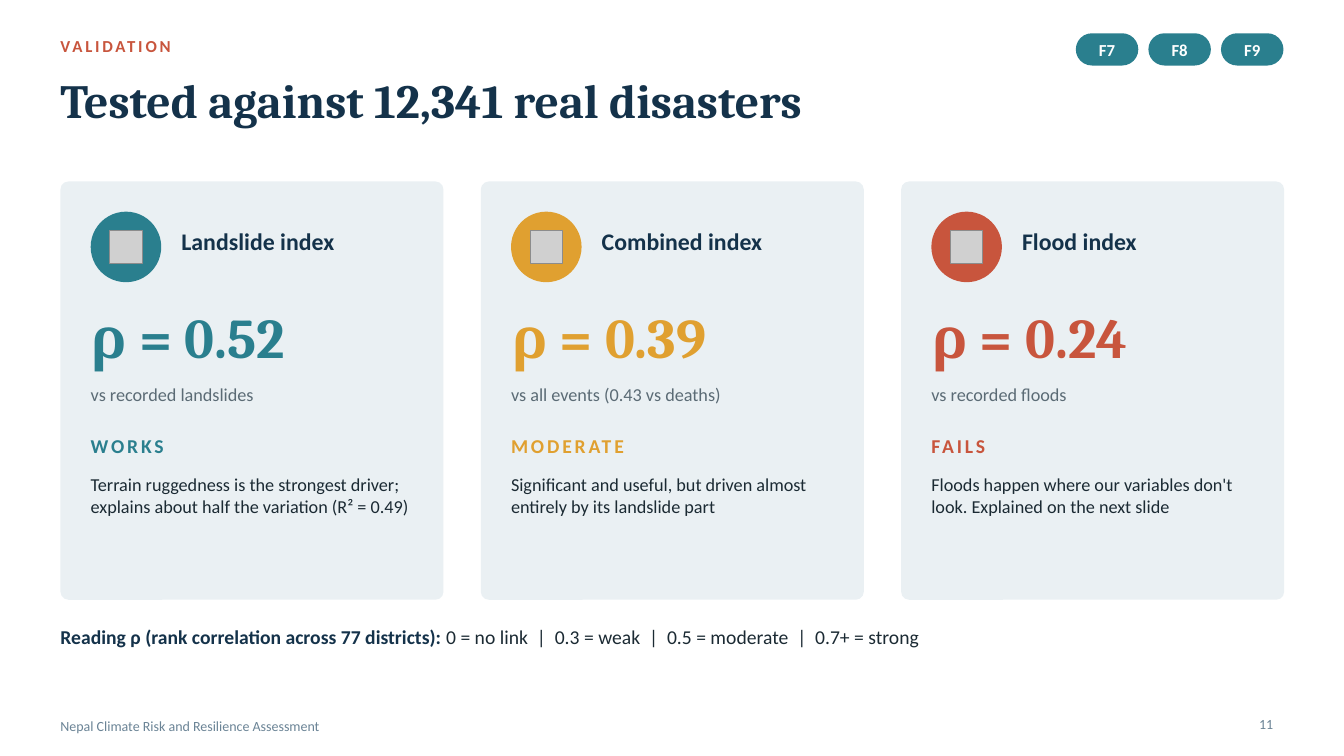
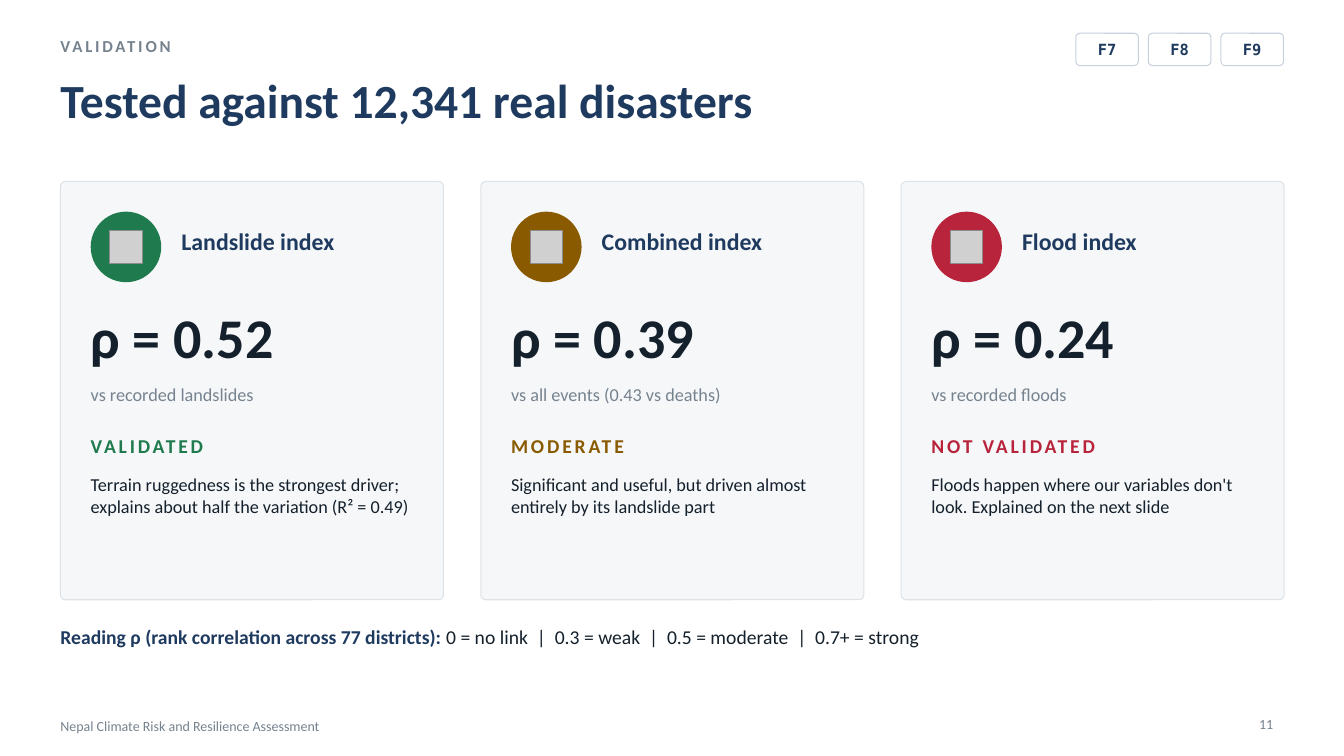
Before and after one commit to CodeWithDonKay/nepal-climate-risk, a slide deck: slide 11 of Nepal_Climate_Risk_Deck.pptx. Drawn at 1344x756 pixels with LibreOffice and Linux fonts; fonts in the diff are those of the drawing; grey boxes stand for pictures. Boxes give left, top, right and bottom in pixels: in the first picture for what was removed or moved away, otherwise in the second. Text is boxed around its words. In the diff, an @@ line names an element or a change of style, - is before the commit and + after.

Commit message:
Restyle slide deck to match the app's design system

```diff
--- a/Nepal_Climate_Risk_Deck.pptx
+++ b/Nepal_Climate_Risk_Deck.pptx
@@ text "VALIDATION" at (60, 35, 968, 68): text colour #C8553D to #76838F @@
@@ size 12 to 11 pt, font Calibri to DejaVu Sans Mono, text colour #FFFFFF to #1F3A5F in 3 elements at (1098, 43, 1117, 55), (1170, 43, 1189, 55), (1243, 43, 1262, 56) @@
@@ fill #2A7F8E to #FFFFFF; outline none to #C7D1DE 0.75 pt; proportions changed in 3 elements at (1076, 33, 1138, 66), (1148, 33, 1211, 66), (1221, 33, 1284, 66) @@
@@ title "Tested against 12,341 real disasters" at (60, 84, 752, 126): font Cambria to Calibri, text colour #14324A to #1F3A5F @@
@@ fill #EAF0F3 to #F5F7F9; outline none to #DDE2E7 0.75 pt; proportions changed in 3 elements at (60, 181, 444, 600), (481, 181, 864, 600), (901, 181, 1285, 600) @@
@@ ellipse at (91, 212, 161, 282): fill #2A7F8E to #1F7A4D @@
@@ ellipse at (511, 212, 582, 282): fill #E0A030 to #8A5A00 @@
@@ ellipse at (932, 212, 1002, 282): fill #C8553D to #B8243B @@
@@ text colour #14324A to #1F3A5F in 3 elements at (181, 233, 334, 250), (602, 233, 762, 250), (1022, 233, 1137, 250) @@
@@ text "ρ = 0.52" at (91, 321, 273, 367): font Cambria to Calibri, text colour #2A7F8E to #14202B @@
@@ text "ρ = 0.39" at (511, 321, 694, 367): font Cambria to Calibri, text colour #E0A030 to #14202B @@
@@ text "ρ = 0.24" at (931, 321, 1114, 367): font Cambria to Calibri, text colour #C8553D to #14202B @@
@@ text colour #5B6B75 to #76838F in 3 elements at (91, 388, 254, 401), (511, 388, 720, 403), (931, 388, 1066, 401) @@
@@ text at (91, 440, 164, 453): text changed; text colour #2A7F8E to #1F7A4D @@
-WORKS
+VALIDATED
@@ text "MODERATE" at (710, 630, 788, 644): text colour #E0A030 to #8A5A00 @@
@@ text at (932, 434, 1254, 469): text changed; text colour #C8553D to #B8243B @@
-FAILS
+NOT VALIDATED
@@ text "Reading ρ (rank correlation across ..." at (60, 629, 918, 648): text colour #14324A to #1F3A5F in "Reading ρ (rank correlation across 77 districts):"; text colour #1B2A33 to #14202B in "0 = no link | 0.3 = ..." @@
```
Also in this commit, not shown: 17 other slides changed, 1 other file.
